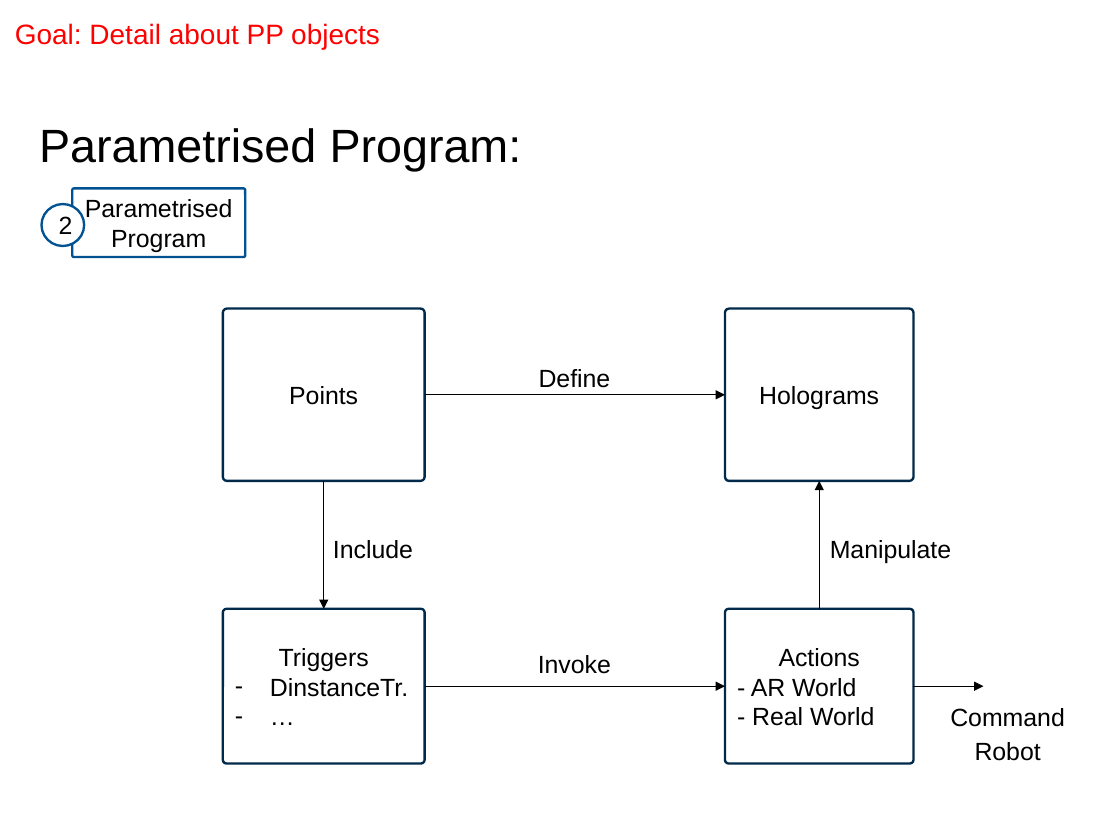
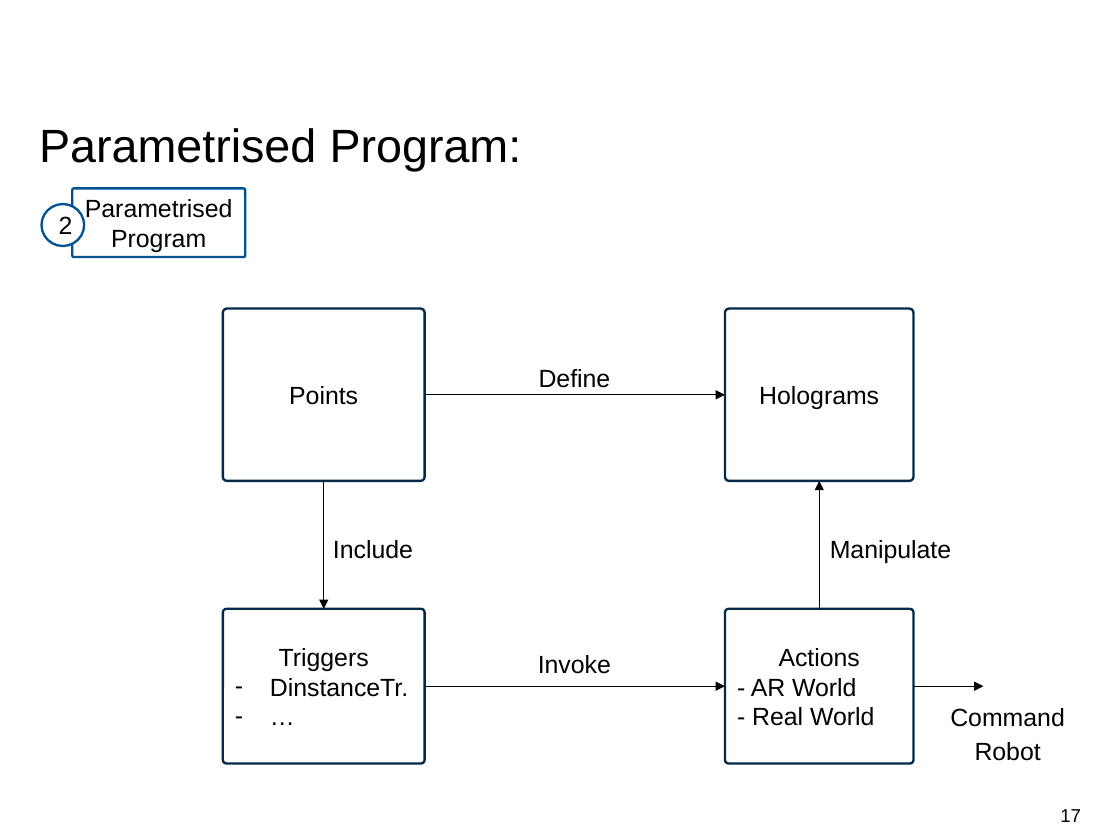
Before and after one commit to EricVoll/PARRHI, a slide deck: slide 17 of 05_Presentation/PARRHIPresentationv2.pptx (slide 16 before the commit). Drawn at 1120x840 pixels with LibreOffice and Linux fonts; fonts in the diff are those of the drawing; background and template pictures are left out. Boxes give left, top, right and bottom in pixels: in the first picture for what was removed or moved away, otherwise in the second. Text is boxed around its words. In the diff, an @@ line names an element or a change of style, - is before the commit and + after.

```diff
--- a/05_Presentation/PARRHIPresentationv2.pptx
+++ b/05_Presentation/PARRHIPresentationv2.pptx
@@ text removed at [15, 23, 380, 49] @@
-Goal: Detail about PP objects
@@ page number added at [1060, 809, 1081, 822], 12 pt, text #000000 @@
+17
```
Also in this commit, not shown: 25 other slides changed, 1 slide added, 13 other files.
